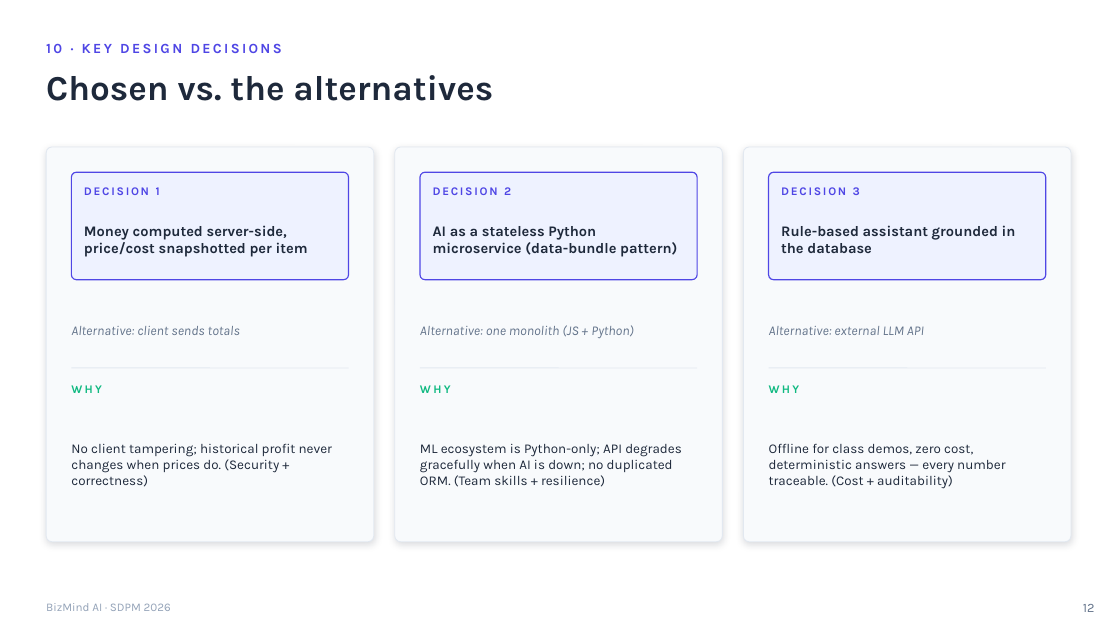
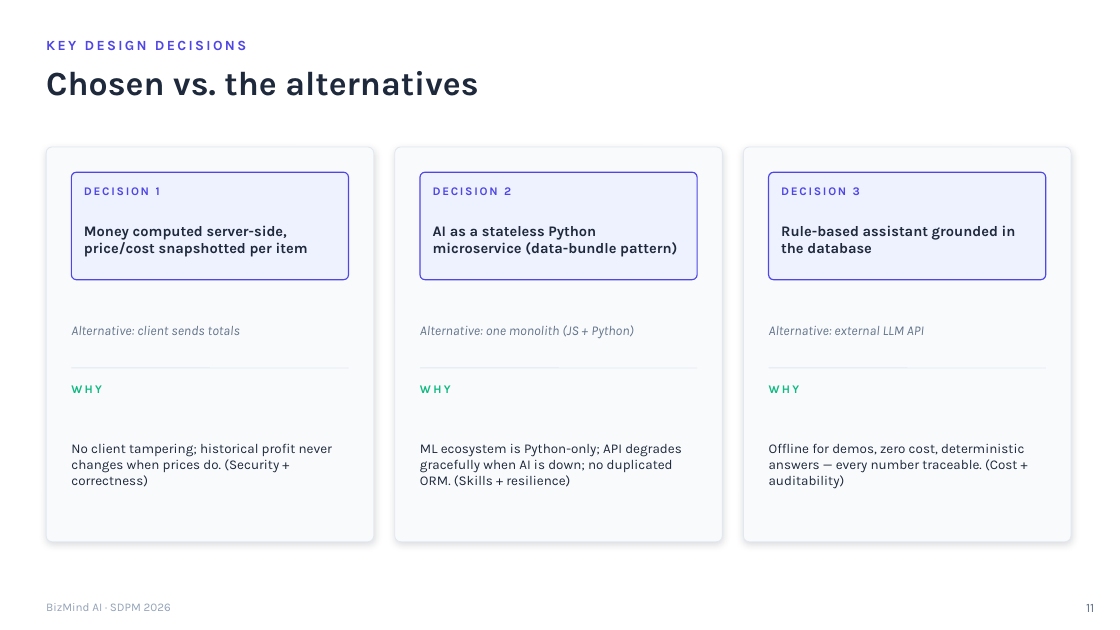
Before and after one commit to bakorish/bizmind-ai, a slide deck: slide 11 of docs/BizMind_AI_SDPM_Presentation.pptx (slide 12 before the commit). Drawn at 1120x630 pixels with LibreOffice and Linux fonts; fonts in the diff are those of the drawing. Boxes give left, top, right and bottom in pixels: in the first picture for what was removed or moved away, otherwise in the second. Text is boxed around its words. In the diff, an @@ line names an element or a change of style, - is before the commit and + after.

```diff
--- a/docs/BizMind_AI_SDPM_Presentation.pptx
+++ b/docs/BizMind_AI_SDPM_Presentation.pptx
@@ text "Chosen vs. the alternatives" at bbox=[46, 71, 478, 96]: size 30 to 29 pt @@
@@ text at bbox=[46, 40, 246, 50]: text changed @@
-10 · KEY DESIGN DECISIONS
+KEY DESIGN DECISIONS
@@ text at bbox=[420, 444, 682, 487]: text changed @@
-ML ecosystem is Python-only; API degrades gracefully when AI is down; no duplicated ORM. (Team skills + resilience)
+ML ecosystem is Python-only; API degrades gracefully when AI is down; no duplicated ORM. (Skills + resilience)
@@ text at bbox=[769, 443, 1024, 489]: text changed @@
-Offline for class demos, zero cost, deterministic answers — every number traceable. (Cost + auditability)
+Offline for demos, zero cost, deterministic answers — every number traceable. (Cost + auditability)
@@ text at bbox=[1086, 604, 1094, 612]: text changed @@
-12
+11
```
Also in this commit, not shown: 14 other slides changed, 5 slides added, 15 slides removed.
